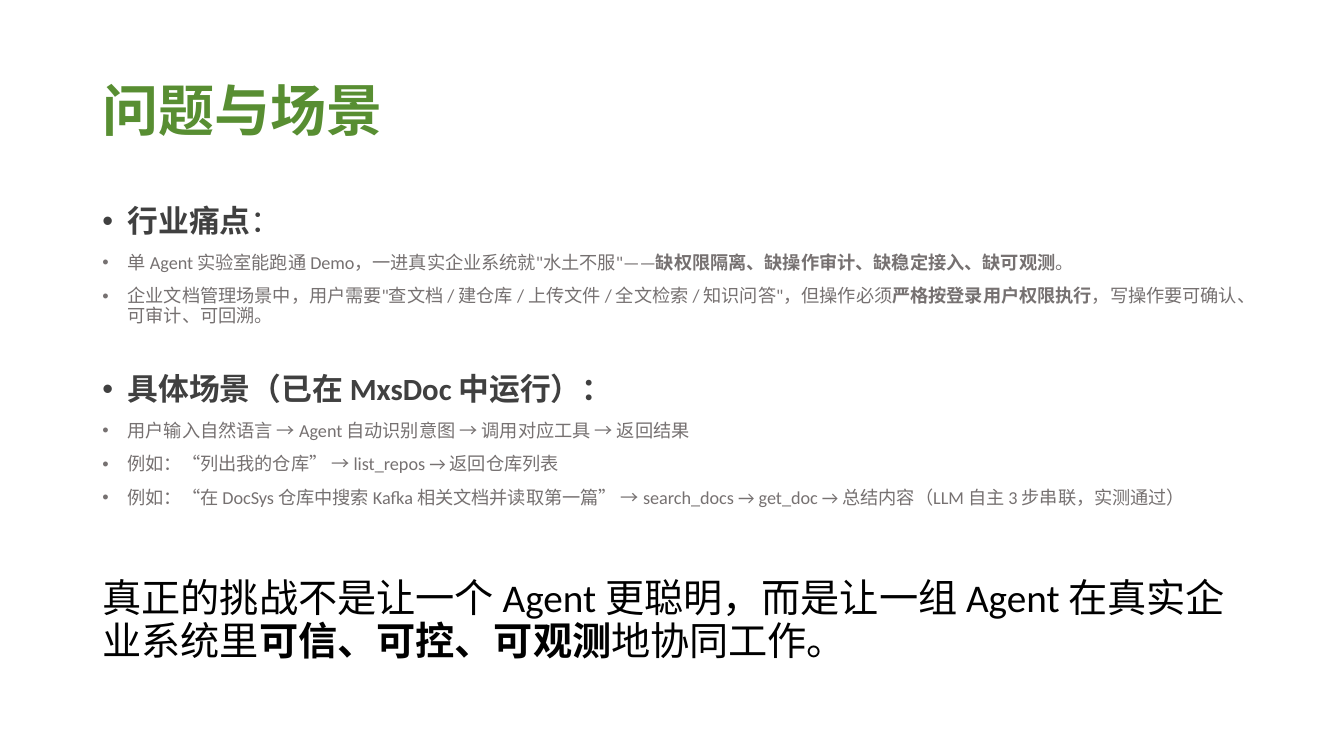
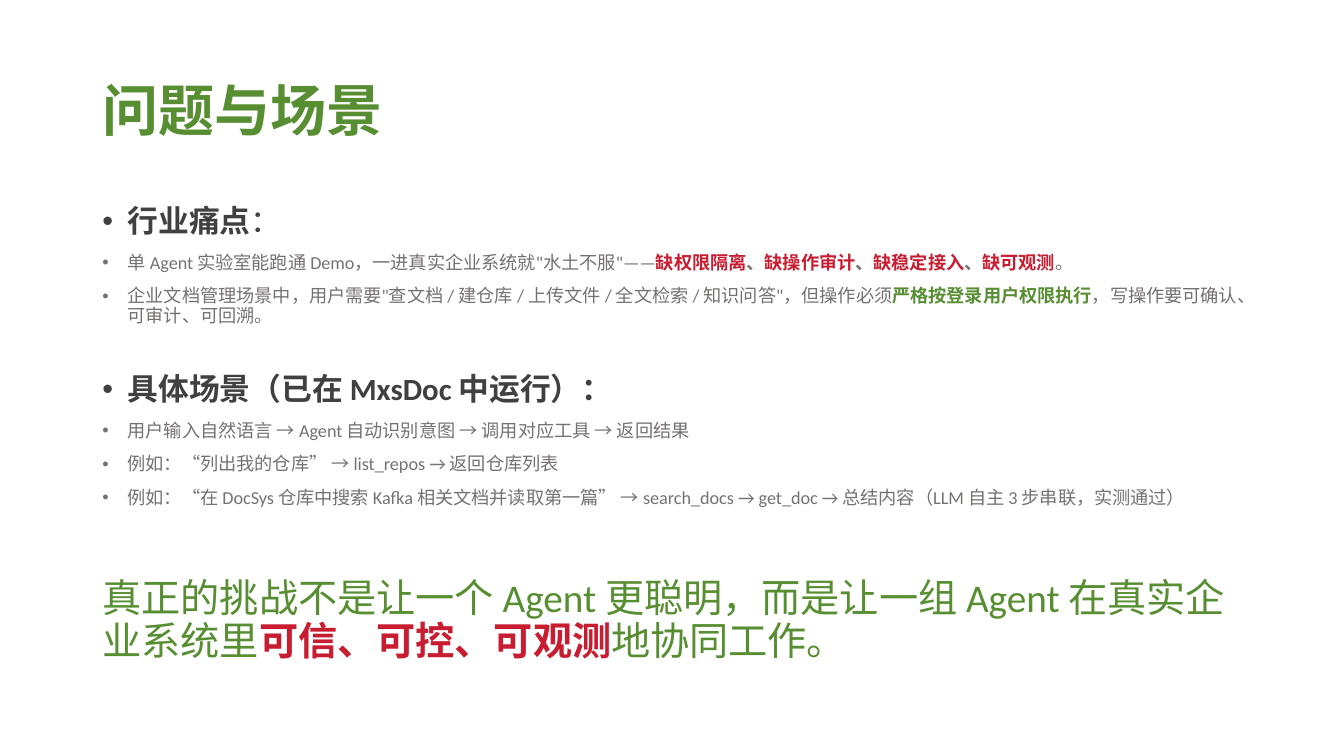
Before and after one commit to nonomal/DocSys, a slide deck: slide 2 of GOAI_MxsDoc_AI_方案PPT.pptx. Drawn at 1344x756 pixels with LibreOffice and Linux fonts; fonts in the diff are those of the drawing. Boxes give left, top, right and bottom in pixels: in the first picture for what was removed or moved away, otherwise in the second. Text is boxed around its words. In the diff, an @@ line names an element or a change of style, - is before the commit and + after.

Commit message:
【文档】GOAI初赛材料
1. 材料修改

```diff
--- a/GOAI_MxsDoc_AI_方案PPT.pptx
+++ b/GOAI_MxsDoc_AI_方案PPT.pptx
@@ text at box(102, 253, 1256, 659): text colour #767171 to #C81D31 in "Demo，一进真实企业系统就"水土不服"——缺权限隔离、缺操作审计、缺稳定接入、缺可观测。"; text colour #767171 to #588E31 in "知识问答"，但操作必须严格按登录用户权限执行，写操作要可确认、可审计、可回溯。"; text colour #000000 to #588E31 in "真正的挑战不是让一个 Agent 更聪明，而是让一组 Agent 在真实企业系统里可信、可控、可观测地协同工作。"; text colour #000000 to #C81D31 in "在真实企业系统里可信、可控、可观测地协同工作。" @@
```
Also in this commit, not shown: 4 other slides changed.
